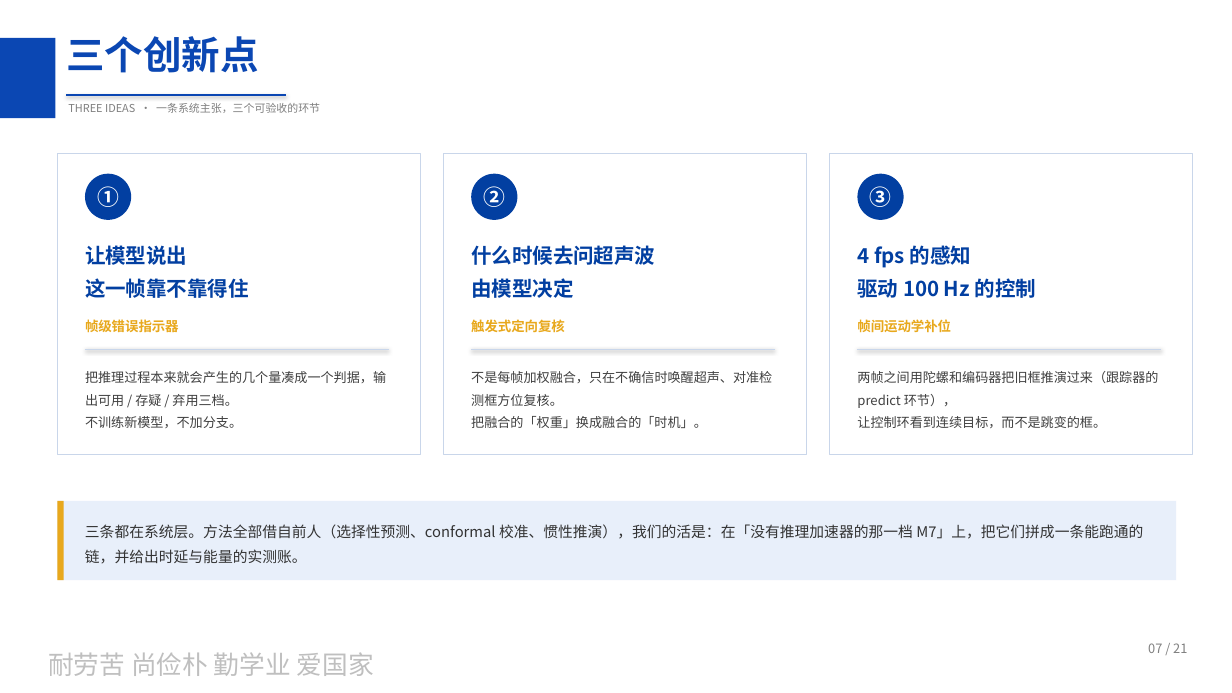
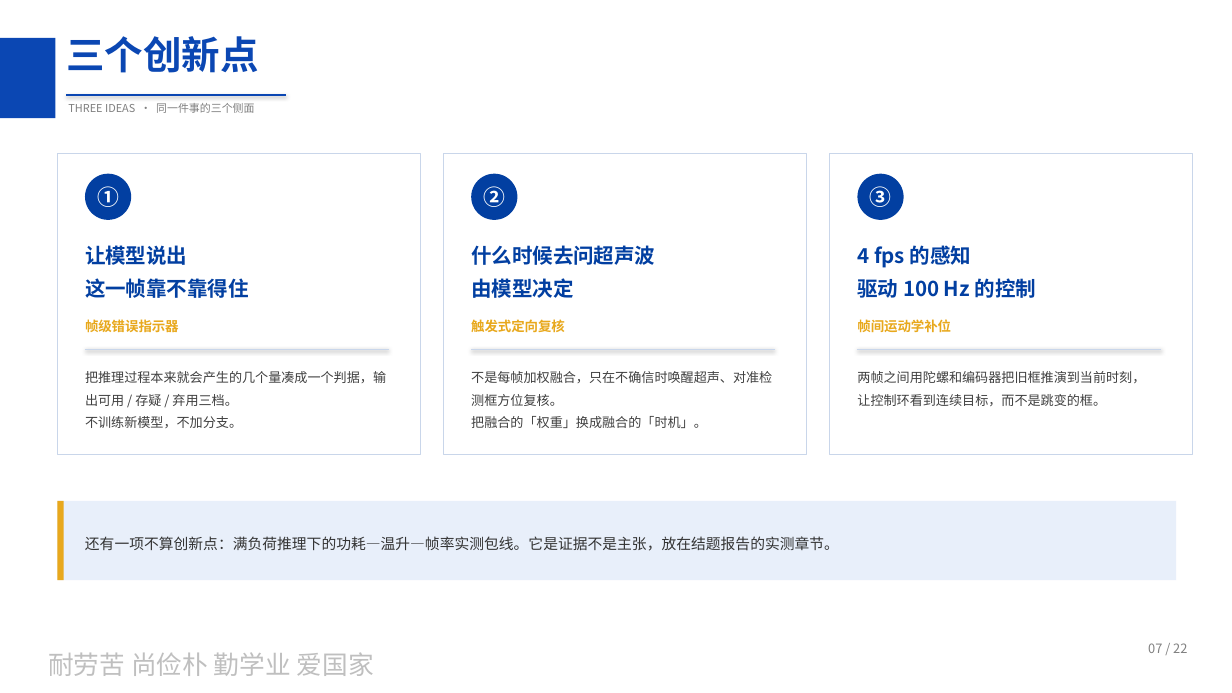
Before and after one commit to peach-ai280/srtp-tiny-detect-car, a slide deck: slide 7 of docs/01_立项/立项答辩_20261020.pptx. Drawn at 1232x693 pixels with LibreOffice and Linux fonts; fonts in the diff are those of the drawing; background and template pictures are left out. Boxes give left, top, right and bottom in pixels: in the first picture for what was removed or moved away, otherwise in the second. Text is boxed around its words. In the diff, an @@ line names an element or a change of style, - is before the commit and + after.

```diff
--- a/docs/01_立项/立项答辩_20261020.pptx
+++ b/docs/01_立项/立项答辩_20261020.pptx
@@ text at (68,103,254,113): text changed @@
-THREE IDEAS · 一条系统主张，三个可验收的环节
+THREE IDEAS · 同一件事的三个侧面
@@ text at (857,371,1145,383): text changed @@
-两帧之间用陀螺和编码器把旧框推演过来（跟踪器的 predict 环节），
+两帧之间用陀螺和编码器把旧框推演到当前时刻，
@@ text at (85,536,839,551): text changed @@
-三条都在系统层。方法全部借自前人（选择性预测、conformal 校准、惯性推演），我们的活是：在「没有推理加速器的那一档 M7」上，把它们拼成一条能跑通的链，并给出时延与能量的实测账。
+还有一项不算创新点：满负荷推理下的功耗—温升—帧率实测包线。它是证据不是主张，放在结题报告的实测章节。
@@ text at (1148,643,1187,653): text changed @@
-07 / 21
+07 / 22
```
Also in this commit, not shown: 13 other slides changed, 1 slide added, 2 other files.
